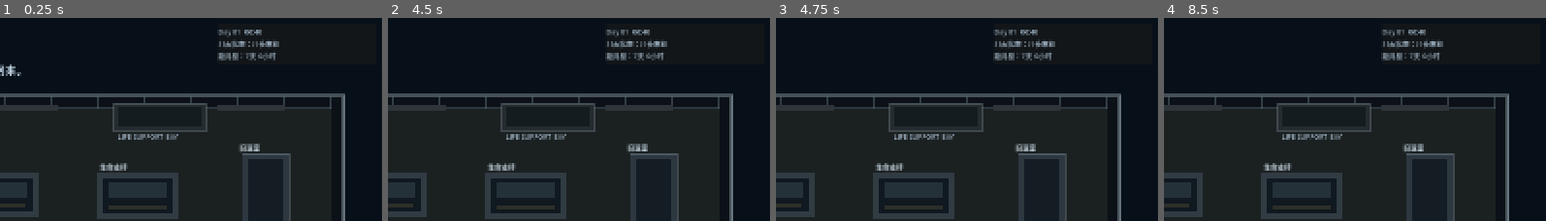
Above: before the commit, frames 1-4 (left to right).
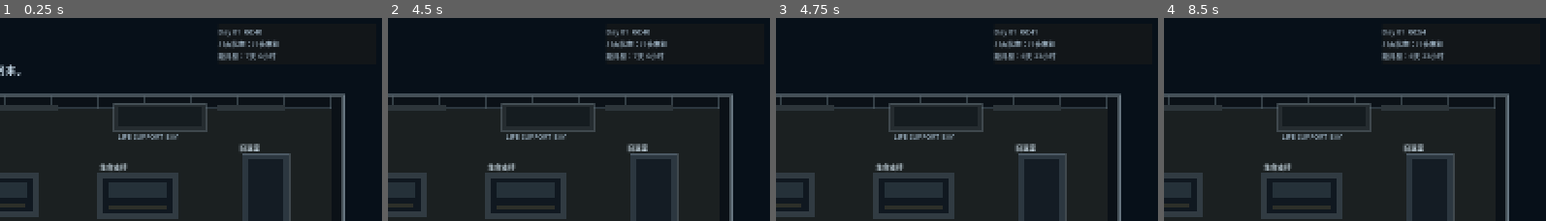
Above: after the commit, the same moments.

Repository: chinnseii/guanghan-outpost
Game: Godot game, scene res://scenes/base/OldBaseInteriorScene.tscn
The game is run twice, just before and just after one commit, with the same random seed, the same clock (stepped at 60 frames per second) and the same inputs. This scene is started directly instead of the project's main scene.
Inputs (mouse positions are % of the whole screen's width and height, from its top left):
- Up to frame 1 (0.25 s): no input
- Up to frame 2 (4.5 s): tap Enter at 0.5, 2.1, 2.75 s; move the mouse to (72, 47) at 0.52 s; hold D (move_right) 0.53-1.28 s; hold E (interact) 0.53-1.28 s; click (72, 47) at 0.67 s; tap Space at 1.25, 3.5 s; move the mouse to (30, 58) at 1.27 s; hold S (move_down) 1.28-2.03 s; tap E (interact) at 1.35, 3.05 s; move the mouse to (60, 29) at 2.02 s; hold D (move_right) 2.03-2.78 s; hold E (interact) 2.03-2.78 s; move the mouse to (45, 74) at 2.77 s; hold W (move_up) 2.78-3.53 s; tap N at 2.85 s; click (45, 74) at 2.92 s; move the mouse to (80, 69) at 3.52 s; hold E (interact) 3.53-4.28 s; hold A (move_left) from 3.53 s (still down); tap B at 3.6 s; move the mouse to (20, 37) at 4.27 s; tap Z at 4.35 s
- Up to frame 3 (4.75 s): keep holding A (move_left); tap E (interact) at 4.55 s
- Up to frame 4 (8.5 s): move the mouse to (55, 53) at 5.02 s; release A (move_left) at 5.03 s; hold S (move_down) 5.03-5.78 s; hold E (interact) 5.03-5.78 s; tap X at 5.1 s; click (55, 53) at 5.17 s; move the mouse to (35, 26) at 5.77 s; hold D (move_right) 5.78-6.53 s; tap T at 5.85 s; tap E (interact) at 6.05, 7.55 s; move the mouse to (72, 47) at 6.52 s; hold W (move_up) 6.53-7.28 s; hold E (interact) 6.53-7.28 s; tap Y at 6.6 s; move the mouse to (30, 58) at 7.27 s; hold D (move_right) 7.28-8.03 s; tap Tab at 7.35 s; click (30, 58) at 7.42 s; move the mouse to (60, 29) at 8.02 s; hold S (move_down) from 8.03 s (still down); hold E (interact) from 8.03 s (still down)
The pictures show only the part of the screen within x 50-100%, y 0-50%; the shares and areas given below are measured in that part.

Frames 1-2 are identical in both runs. In frame 3, 0.2% of the frame differs, in the area x 63-74%, y 5-21%; in frame 4, 0.2%.

Commit message:
Add shared player movement foundation

Diff:
--- a/scripts/base/sprint06_base_scene.gd
+++ b/scripts/base/sprint06_base_scene.gd
@@ -13,6 +13,8 @@
 const SCENE_WEEK_START := "res://scenes/base/WeekRoutineStartScene.tscn"
 const SCENE_WEEK_END := "res://scenes/base/WeekRoutineEndScene.tscn"
 const ART_SLICE_MARKER_LAYER_SCRIPT := preload("res://scripts/base/art_slice_marker_layer.gd")
+const PlayerControllerScript := preload("res://scripts/controllers/player_controller_2d.gd")
+const InteractionAreaScript := preload("res://scripts/controllers/interaction_area_2d.gd")
 const HUD_SAFE_POSITION := Vector2(24, 96)
 const HUD_SAFE_SIZE := Vector2(360, 464)
 const HUD_SAFE_WORLD_MIN_X := 140.0
@@ -34,6 +36,7 @@
 var interaction_running := false
 var interaction_target := ""
 var player_pose := "idle"
+var player_controller: RefCounted
 var plant_diagnosis_condition := "critical"
 var plant_diagnosis_feedback := ""
 var plant_diagnosis_specialist := false
@@ -512,15 +515,21 @@
 		_load_state()
 
 func _move_player(delta: float) -> void:
-	var direction := Vector2.ZERO
-	direction.x = Input.get_axis("move_left", "move_right")
-	direction.y = Input.get_axis("move_up", "move_down")
-	if direction.length() > 1.0:
-		direction = direction.normalized()
-	player_moving = direction.length() > 0.01
-	player_pos += direction * PLAYER_SPEED * delta
-	player_pos.x = clamp(player_pos.x, _world_left_limit(), 1510.0)
-	player_pos.y = clamp(player_pos.y, 190.0, 770.0)
+	var movement_bounds := Rect2(Vector2(_world_left_limit(), 190.0), Vector2(1510.0 - _world_left_limit(), 580.0))
+	_ensure_player_controller(movement_bounds)
+	player_controller.bounds = movement_bounds
+	player_controller.speed = PLAYER_SPEED
+	player_controller.set_time_manager(_time_manager())
+	player_controller.sync_position(player_pos)
+	var result: Dictionary = player_controller.move_with_actions(delta, "move_left", "move_right", "move_up", "move_down")
+	player_pos = result.get("position", player_pos)
+	player_moving = bool(result.get("moved", false))
+
+func _ensure_player_controller(movement_bounds: Rect2) -> void:
+	if player_controller != null:
+		return
+	player_controller = PlayerControllerScript.new()
+	player_controller.configure(player_pos, Vector2.ZERO, PLAYER_SPEED, movement_bounds, true, _time_manager())
 
 func _world_left_limit() -> float:
 	if scene_kind == "interior" and (_is_week_routine_active() or _is_day02_active()):
@@ -549,7 +558,7 @@
 		current_target = "sleep"
 
 func _near(rect: Rect2) -> bool:
-	return rect.grow(44).has_point(player_pos)
+	return InteractionAreaScript.is_point_near_rect(player_pos, rect, 44.0)
 
 func _fade_scene_title() -> void:
 	await get_tree().create_timer(1.6).timeout
--- /dev/null
+++ b/scripts/controllers/interaction_area_2d.gd
@@ -0,0 +1,24 @@
+extends Area2D
+class_name GuanghanInteractionArea2D
+
+@export var target_id := ""
+@export var target_kind := "interact"
+@export var label := ""
+@export var prompt := ""
+@export var near_radius := 95.0
+
+static func is_point_near_rect(point: Vector2, rect: Rect2, radius: float = 95.0) -> bool:
+	var nearest := Vector2(
+		clamp(point.x, rect.position.x, rect.end.x),
+		clamp(point.y, rect.position.y, rect.end.y)
+	)
+	return point.distance_to(nearest) <= radius
+
+static func is_point_inside_rect(point: Vector2, rect: Rect2) -> bool:
+	return rect.has_point(point)
+
+static func feet_point_from_top_left(top_left: Vector2, size: Vector2) -> Vector2:
+	return top_left + Vector2(size.x * 0.5, size.y)
+
+static func center_point_from_top_left(top_left: Vector2, size: Vector2) -> Vector2:
+	return top_left + size * 0.5
--- /dev/null
+++ b/scripts/controllers/player_controller_2d.gd
@@ -0,0 +1,83 @@
+extends RefCounted
+class_name GuanghanPlayerController2D
+
+const DEFAULT_TIME_STEP_PIXELS := 64.0
+
+var position := Vector2.ZERO
+var size := Vector2(32, 48)
+var speed := 220.0
+var bounds := Rect2(Vector2.ZERO, Vector2(1600, 900))
+var uses_center_position := false
+var time_step_pixels := DEFAULT_TIME_STEP_PIXELS
+var time_action := "move"
+var time_manager: Node
+
+var _distance_accumulator := 0.0
+
+func configure(start_position: Vector2, player_size: Vector2, move_speed: float, world_bounds: Rect2, use_center: bool = false, manager: Node = null) -> void:
+	position = start_position
+	size = player_size
+	speed = move_speed
+	bounds = world_bounds
+	uses_center_position = use_center
+	time_manager = manager
+	_distance_accumulator = 0.0
+
+func set_time_manager(manager: Node) -> void:
+	time_manager = manager
+
+func sync_position(new_position: Vector2) -> void:
+	position = _clamped_position(new_position)
+
+func move_with_actions(delta: float, left_action: String, right_action: String, up_action: String, down_action: String) -> Dictionary:
+	var direction := Vector2.ZERO
+	direction.x = Input.get_axis(left_action, right_action)
+	direction.y = Input.get_axis(up_action, down_action)
+	return move_in_direction(direction, delta)
+
+func move_in_direction(direction: Vector2, delta: float) -> Dictionary:
+	if direction.length() > 1.0:
+		direction = direction.normalized()
+	var old_position := position
+	position = _clamped_position(position + direction * speed * delta)
+	var moved_distance := old_position.distance_to(position)
+	var advanced_steps := _advance_time_for_distance(moved_distance)
+	return {
+		"position": position,
+		"moved": moved_distance > 0.01,
+		"direction": direction,
+		"distance": moved_distance,
+		"advanced_steps": advanced_steps,
+	}
+
+func _clamped_position(candidate: Vector2) -> Vector2:
+	var clamped := candidate
+	if uses_center_position:
+		var half_size := size * 0.5
+		clamped.x = clamp(clamped.x, bounds.position.x + half_size.x, bounds.end.x - half_size.x)
+		clamped.y = clamp(clamped.y, bounds.position.y + half_size.y, bounds.end.y - half_size.y)
+	else:
+		clamped.x = clamp(clamped.x, bounds.position.x, bounds.end.x - size.x)
+		clamped.y = clamp(clamped.y, bounds.position.y, bounds.end.y - size.y)
+	return clamped
+
+func _advance_time_for_distance(moved_distance: float) -> int:
+	if moved_distance <= 0.0 or time_step_pixels <= 0.0:
+		return 0
+	_distance_accumulator += moved_distance
+	var steps := int(floor(_distance_accumulator / time_step_pixels))
+	if steps <= 0:
+		return 0
+	_distance_accumulator -= float(steps) * time_step_pixels
+	_advance_time_steps(steps)
+	return steps
+
+func _advance_time_steps(steps: int) -> void:
+	if time_manager == null or not time_manager.has_method("advance_time"):
+		return
+	var minutes_per_step := 1
+	if time_manager.has_method("action_minutes"):
+		minutes_per_step = int(time_manager.call("action_minutes", time_action))
+	if minutes_per_step <= 0:
+		return
+	time_manager.call("advance_time", steps * minutes_per_step, time_action)
--- a/scripts/training/training_module_scene.gd
+++ b/scripts/training/training_module_scene.gd
@@ -1,6 +1,8 @@
 extends Control
 
 const TrainingManagerScript := preload("res://scripts/training/training_manager.gd")
+const PlayerControllerScript := preload("res://scripts/controllers/player_controller_2d.gd")
+const InteractionAreaScript := preload("res://scripts/controllers/interaction_area_2d.gd")
 
 # Maps TrainingTargetVisual.kind -> a reusable res://scenes/props/... scene
 # (reference_prop.gd based). Kinds without an entry keep drawing procedurally
@@ -713,6 +715,7 @@
 var interaction_target_id := ""
 var wait_timer := 0.0
 var player_speed := 280.0
+var player_controller: RefCounted
 
 func _ready() -> void:
 	_ensure_input_actions()
@@ -1421,20 +1424,28 @@
 	return room_target
 
 func _move_player(delta: float) -> void:
-	var direction := Vector2.ZERO
-	direction.x = Input.get_axis("ui_left", "ui_right")
-	direction.y = Input.get_axis("ui_up", "ui_down")
-	if direction.length() > 1.0:
-		direction = direction.normalized()
-	player.position += direction * player_speed * delta
 	var use_wall_margin := module_id == "suit_control" or module_id == "power_repair" or module_id == "life_support" or module_id == "plant_diagnosis" or module_id == "final_assessment"
 	var margin := 36.0 if use_wall_margin else 8.0
-	player.position.x = clamp(player.position.x, margin, max(margin, training_area.size.x - player.size.x - margin))
-	player.position.y = clamp(player.position.y, margin, max(margin, training_area.size.y - player.size.y - margin))
+	var movement_bounds := Rect2(Vector2(margin, margin), training_area.size - Vector2(margin * 2.0, margin * 2.0))
+	_ensure_player_controller(movement_bounds)
+	player_controller.bounds = movement_bounds
+	player_controller.size = player.size
+	player_controller.speed = player_speed
+	player_controller.set_time_manager(_time_manager())
+	player_controller.sync_position(player.position)
+	var result: Dictionary = player_controller.move_with_actions(delta, "ui_left", "ui_right", "ui_up", "ui_down")
+	player.position = result.get("position", player.position)
 	if module_id == "airlock_procedure":
 		var state: Dictionary = module_data.get("state", {})
 		if bool(state.get("Module02Completed", false)) or completed:
 			player.position.x = max(player.position.x, 540.0)
+			player_controller.sync_position(player.position)
+
+func _ensure_player_controller(movement_bounds: Rect2) -> void:
+	if player_controller != null:
+		return
+	player_controller = PlayerControllerScript.new()
+	player_controller.configure(player.position, player.size, player_speed, movement_bounds, false, _time_manager())
 
 func _check_auto_steps() -> void:
 	var step := _current_step()
@@ -1563,7 +1574,7 @@
 	var step_type := String(step.get("type", "interact"))
 	var objective := String(step.get("objective", ""))
 	if step_type == "move" or String(step.get("target", "")) == "exit":
-		# TODO: connect free movement distance to TimeManager.advance_time(1, "move")
+		# Movement time is advanced by GuanghanPlayerController2D distance metering.
 		return 0
 	if step_type == "diagnosis":
 		return _action_minutes("plant_diagnosis", 15)
@@ -1792,17 +1803,17 @@
 	if not target_nodes.has(target_id):
 		return false
 	var target: Control = target_nodes[target_id]
-	var player_center := player.position + player.size * 0.5
-	var target_center := target.position + target.size * 0.5
-	return player_center.distance_to(target_center) <= 95.0
+	var player_center := InteractionAreaScript.center_point_from_top_left(player.position, player.size)
+	var target_rect := Rect2(target.position, target.size)
+	return InteractionAreaScript.is_point_near_rect(player_center, target_rect, 95.0)
 
 func _is_inside_target_area(target_id: String) -> bool:
 	if not target_nodes.has(target_id):
 		return false
 	var target: Control = target_nodes[target_id]
 	var target_rect := Rect2(target.position, target.size)
-	var player_feet := player.position + Vector2(player.size.x * 0.5, player.size.y)
-	return target_rect.has_point(player_feet)
+	var player_feet := InteractionAreaScript.feet_point_from_top_left(player.position, player.size)
+	return InteractionAreaScript.is_point_inside_rect(player_feet, target_rect)
 
 func _update_trigger_debug() -> void:
 	for node in target_nodes.values():
Not shown, changed: docs/handoff/CURRENT.md
